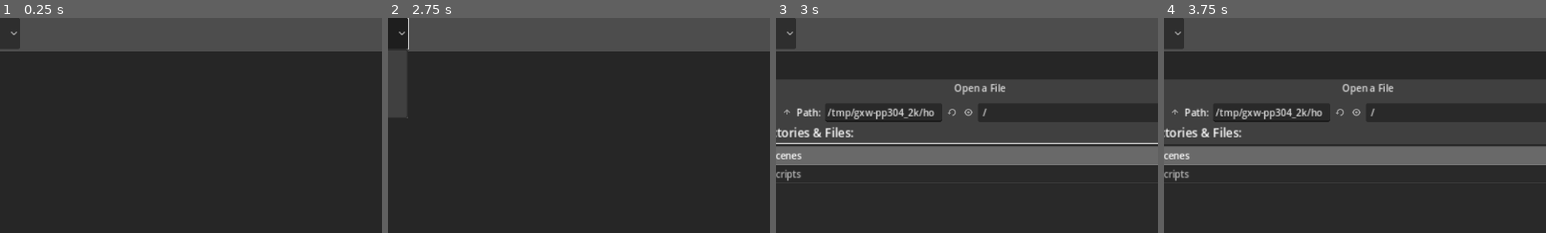
Above: before the commit, frames 1-4 (left to right).
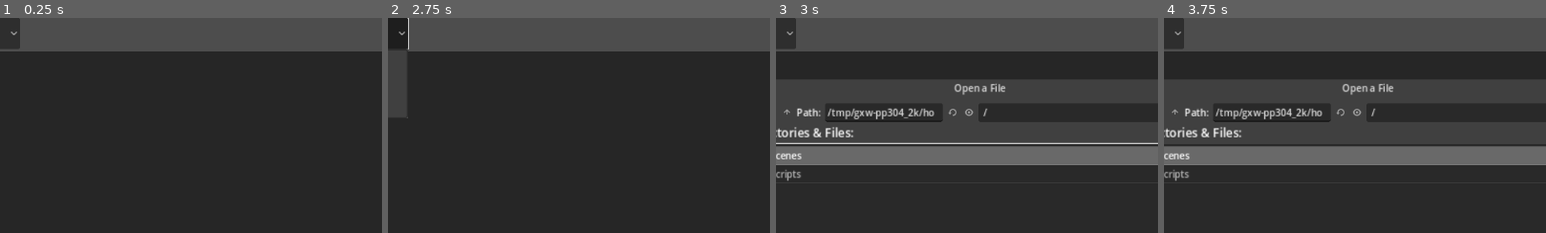
Above: after the commit, the same moments.

Repository: woodbase/puzzel-champ
Game: Godot game, scene res://scenes/main.tscn
Two runs of this game, one before a commit and one after it. Both use one fixed random seed, a clock stepped at 60 frames per second and the inputs below.
Inputs (mouse positions are % of the whole screen's width and height, from its top left):
- Up to frame 1 (0.25 s): no input
- Up to frame 2 (2.75 s): click "4x4" at 0.5 s; click "4x4" at 1.25 s; click "4x4" at 2 s
- Up to frame 3 (3 s): click "Load Image" at 2.75 s
- Up to frame 4 (3.75 s): click (39, 72) at 3.52 s; type "12" at 3.6 s
The pictures show only the part of the screen within x 23-73%, y 0-50%; the shares and areas given below are measured in that part.

Frames 1-2 are identical in both runs. In frame 3, less than 0.1% of the frame differs, in the area x 45-56%, y 42-46%; in frame 4, less than 0.1%.

Commit message:
Remove duplicate config/features in project.godot
Co-authored-by: woodbase <3465694+woodbase@users.noreply.github.com>

Diff:
--- a/project/project.godot
+++ b/project/project.godot
@@ -11,7 +11,6 @@
 [application]
 
 config/name="Puzzel Champ"
-config/features=PackedStringArray("4.2")
 config/description="A jigsaw puzzle game with own images"
 run/main_scene="res://scenes/main.tscn"
 config/features=PackedStringArray("4.2", "Forward Plus")
